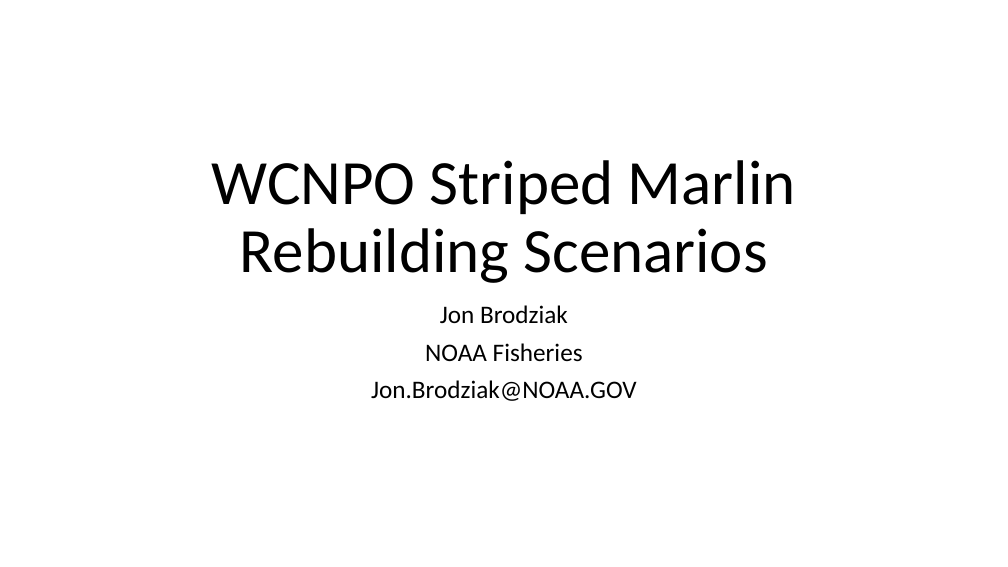
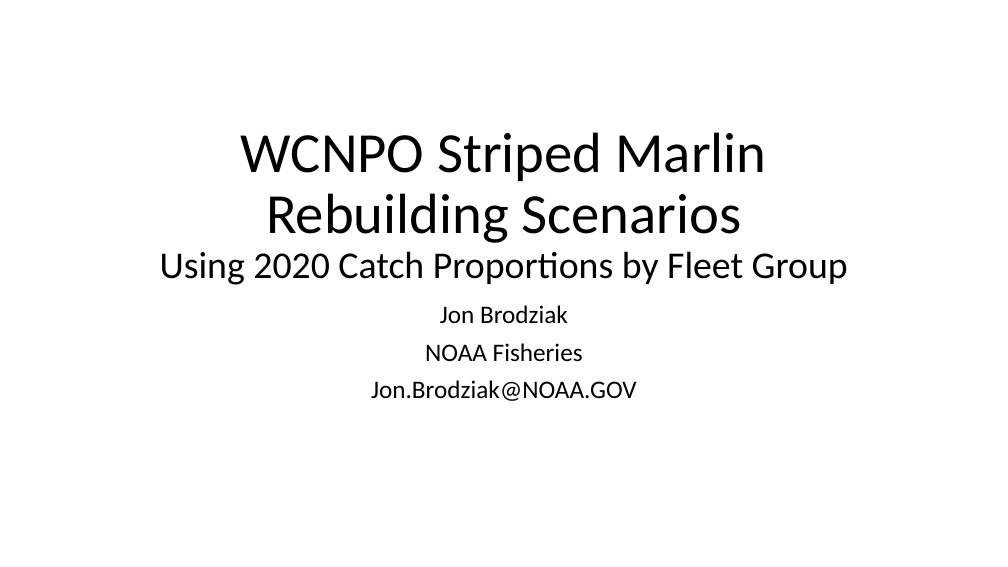
Before and after one commit to PIFSCstockassessments/2024-WCNPO-MLS-Rebuilding, a slide deck: slide 1 of 2025-MLS-projections/Base Runs/12-Mar-2025 MLS results using 2020.pptx. Drawn at 1008x567 pixels with LibreOffice and Linux fonts; fonts in the diff are those of the drawing. Boxes give left, top, right and bottom in pixels: in the first picture for what was removed or moved away, otherwise in the second. Text is boxed around its words. In the diff, an @@ line names an element or a change of style, - is before the commit and + after.

```diff
--- a/2025-MLS-projections/Base Runs/12-Mar-2025 MLS results using 2020.pptx
+++ b/2025-MLS-projections/Base Runs/12-Mar-2025 MLS results using 2020.pptx
@@ title at [160,132,848,285]: text changed; size 60 to 54 pt @@
-WCNPO Striped Marlin Rebuilding Scenarios
+WCNPO Striped Marlin Rebuilding Scenarios
+Using 2020 Catch Proportions by Fleet Group
```
Also in this commit, not shown: 2 slides added, 6 other files.
